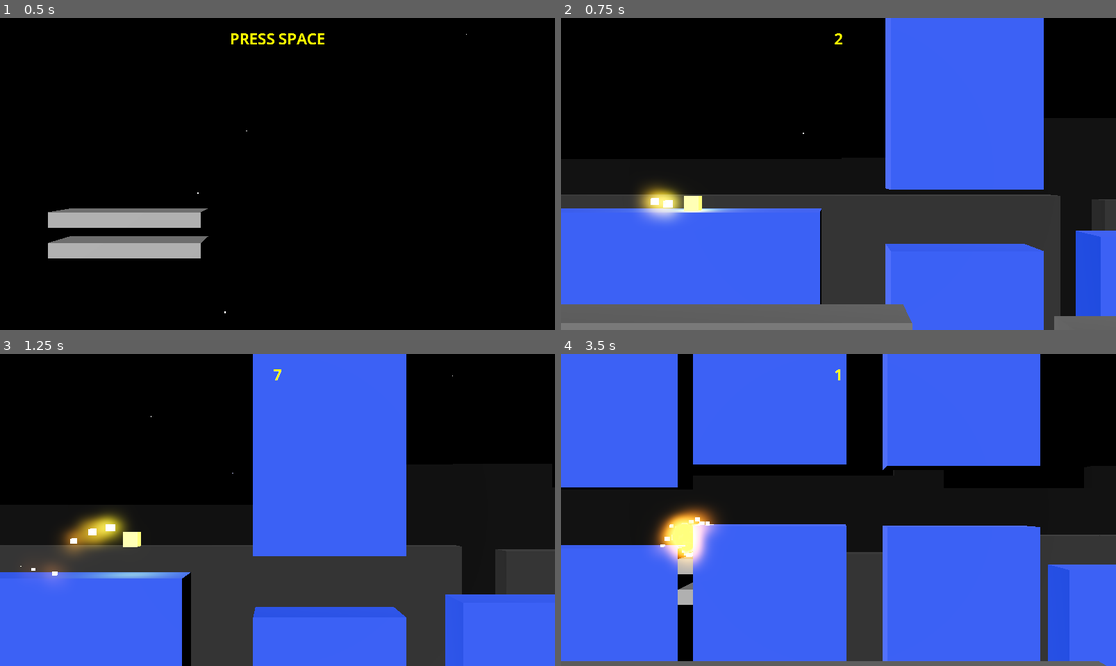
Above: before the commit, frames 1-4 (two rows, left to right).
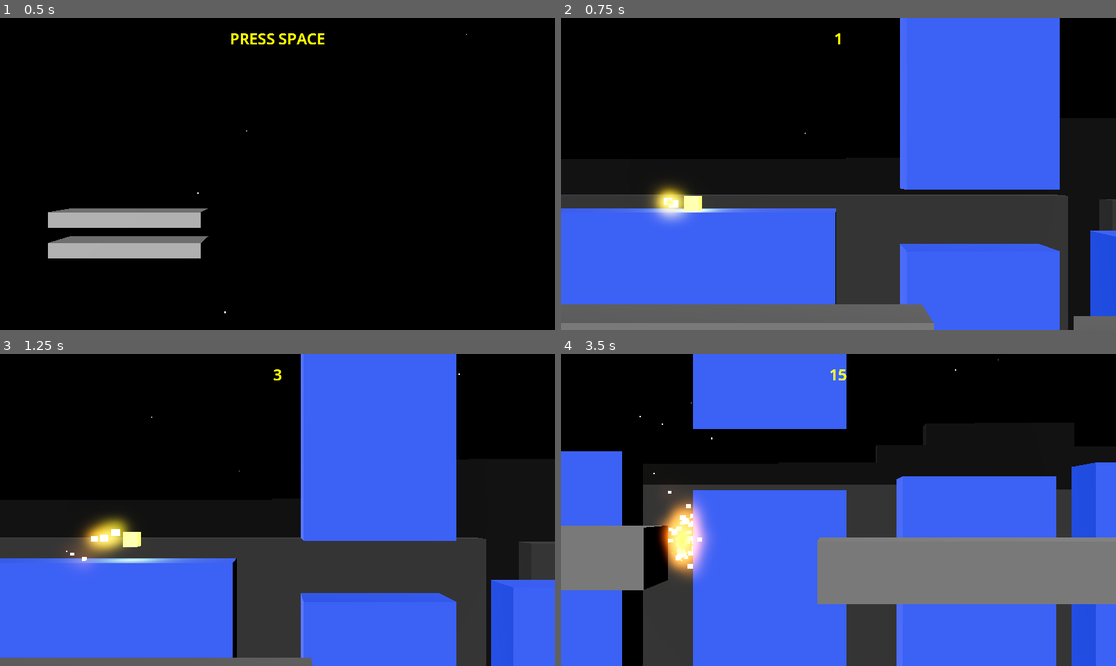
Above: after the commit, the same moments.

Repository: wangbinyq/prototypes
Game: Godot game, scene res://runner/runner.tscn
Two runs of this game, one before a commit and one after it. Both use one fixed random seed, a clock stepped at 60 frames per second and the inputs below.
Inputs (mouse positions are in pixels of both pictures, inside the frame that each line leads up to):
- Up to frame 1 (0.5 s): no input
- Up to frame 2 (0.75 s): tap Space at 0.5 s; move the mouse to (960, 158) at 0.52 s; hold Right (ui_right) from 0.53 s (still down); click (960, 158) at 0.67 s
- Up to frame 3 (1.25 s): keep holding Right (ui_right); tap Enter (ui_accept) at 0.77 s
- Up to frame 4 (3.5 s): move the mouse to (727, 525) at 1.27 s; release Right (ui_right) at 1.28 s; hold Left (ui_left) 1.28-2.03 s; tap Enter (ui_accept) at 1.52, 3.02 s; move the mouse to (894, 441) at 2.02 s; hold Right (ui_right) from 2.03 s (still down); move the mouse to (810, 572) at 2.77 s; click (810, 572) at 2.92 s

Frame 1 is identical in both runs. In frame 2, 8.4% of the frame differs, in the area x 13-100%, y 0-100%; in frame 3, 28%; in frame 4, 59%, in the area x 0-100%, y 0-100%.

Commit message:
feat(runner): implement acceleration curve and max speed for runner movement
Added a curve-based acceleration system that modulates the runner's speed increase over time, along with a maximum speed cap. This change enhances the movement dynamics by allowing for more nuanced speed progression during gameplay. The curve is now exported and configurable in the scene.

Diff:
--- a/runner/runner.gd
+++ b/runner/runner.gd
@@ -2,6 +2,8 @@
 extends Node3D
 
 @export_range(0, 9e9) var start_speed_x := 5.0
+@export_range(0, 9e9) var max_speed_x := 40.0
+@export var run_acceleration_curve: Curve
 @export_range(0, 9e9) var jump_acceleration := 100.0
 @export_range(0, 9e9) var gravity := 40.0
 @export_range(0, 9e9) var extents := 0.5
@@ -95,13 +97,17 @@
 	return false
 
 func move(dt: float):
-	pos += velocity * dt
 	if jump_time_remaining > 0:
 		jump_time_remaining -= dt
 		velocity.y += jump_acceleration * minf(dt, jump_time_remaining)
 	else:
 		velocity.y -= gravity * dt
-	grounded = false
+
+	if grounded:
+		var vx = velocity.x + run_acceleration_curve.sample(velocity.x / max_speed_x) * dt
+		velocity.x = minf(max_speed_x, vx)
+		grounded = false
+
 	pos += velocity * dt
 
 func start_jumping():
--- a/runner/runner_player.tscn
+++ b/runner/runner_player.tscn
@@ -1,7 +1,12 @@
-[gd_scene load_steps=13 format=3 uid="uid://duqg3yn37oudm"]
+[gd_scene load_steps=14 format=3 uid="uid://duqg3yn37oudm"]
 
 [ext_resource type="Script" uid="uid://b8ig8hkoirjf4" path="res://runner/runner.gd" id="1_0y15v"]
 [ext_resource type="Shader" uid="uid://do4c0xg3hgqqx" path="res://paddle-square/bounce-particles.tres" id="2_8bhag"]
+
+[sub_resource type="Curve" id="Curve_0y15v"]
+_limits = [0.0, 2.0, 0.0, 1.0]
+_data = [Vector2(0, 2), 0.0, 0.0, 0, 0, Vector2(1, 0), 0.0, 0.0, 0, 0]
+point_count = 2
 
 [sub_resource type="Gradient" id="Gradient_25h5n"]
 offsets = PackedFloat32Array(0, 0.106383, 1)
@@ -61,6 +66,7 @@
 
 [node name="Runner" type="Node3D"]
 script = ExtResource("1_0y15v")
+run_acceleration_curve = SubResource("Curve_0y15v")
 
 [node name="Explosion Particle" type="GPUParticles3D" parent="."]
 emitting = false
